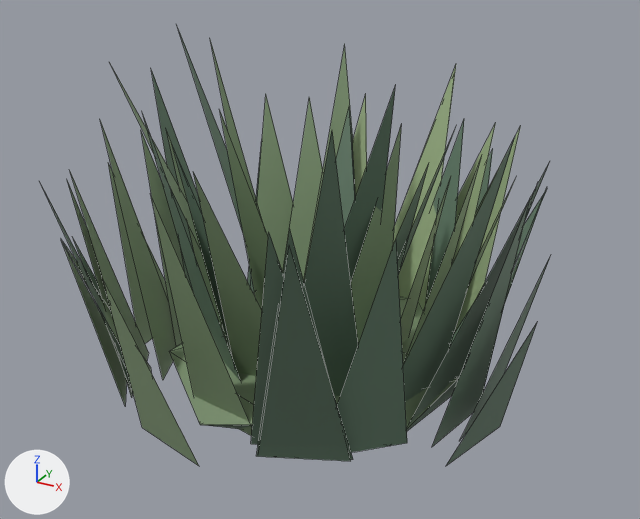
One commit to the glTF model assets/models/style/bush_a.glb: the scene before it, then after it.
Camera for both pictures: a camera (50 mm lens) standing at (1.205, -2.18, 1.473) and looking at (0.036, -0.054, 0.411). Every picture has the same lights, and +X, +Y and +Z are marked at lower left. The older version comes first. Mesh edges are drawn as thin lines. Vertices at exactly the same position are counted once.

Objects in the first picture: 'bush_a'.
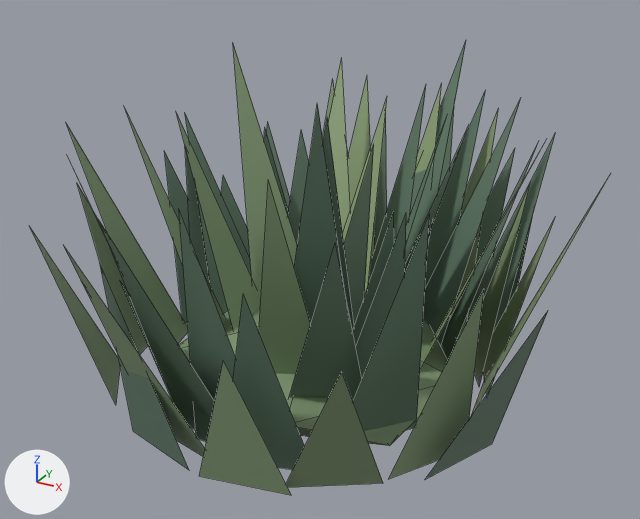
Boxes (x1, y1, x2, y2) around the edits, measured in the pictures (640 x 519 px; the box of a moved part takes in the faces that stretch with it):
'bush_a', reshaped (14% wider)
    before: (41, 29, 550, 466)
    after: (30, 42, 608, 495)
part 1 of me_bush_a, moved or reshaped
    before: (62, 85, 550, 459)
    after: (66, 81, 539, 487)
part 2 of me_bush_a, recoloured
    before: (43, 32, 550, 466)
    after: (30, 42, 604, 495)

The edits, one by one:
me_bush_a is used by ob_bush_a; location (0.0, 0.0, 0.0).
me_bush_a had 180 vertices, 76 faces and spanned x -0.76..0.73, y -0.74..0.83, z 0.0..1.08.
me_bush_a now has 180 vertices, 76 faces and spans x -0.79..0.8, y -0.84..0.74, z 0.0..0.97.
me_bush_a part 1: 168 of 180 vertices moved; they spanned x -0.76..0.73, y -0.74..0.83, z 0.0..1.08 and now span x -0.79..0.8, y -0.84..0.74, z 0.0..0.97; mean shift (0.02, 0.03, -0.01); largest move (0.06, 0.83, 0.49) -> (-0.11, -0.8, 0.76).
me_bush_a part 2: 49 kept faces spanning x -0.76..0.8, y -0.84..0.74, z 0.0..0.97 get new vertex colours; the middle colour goes from greyish green #7f9673 to greyish green #7d9370.
